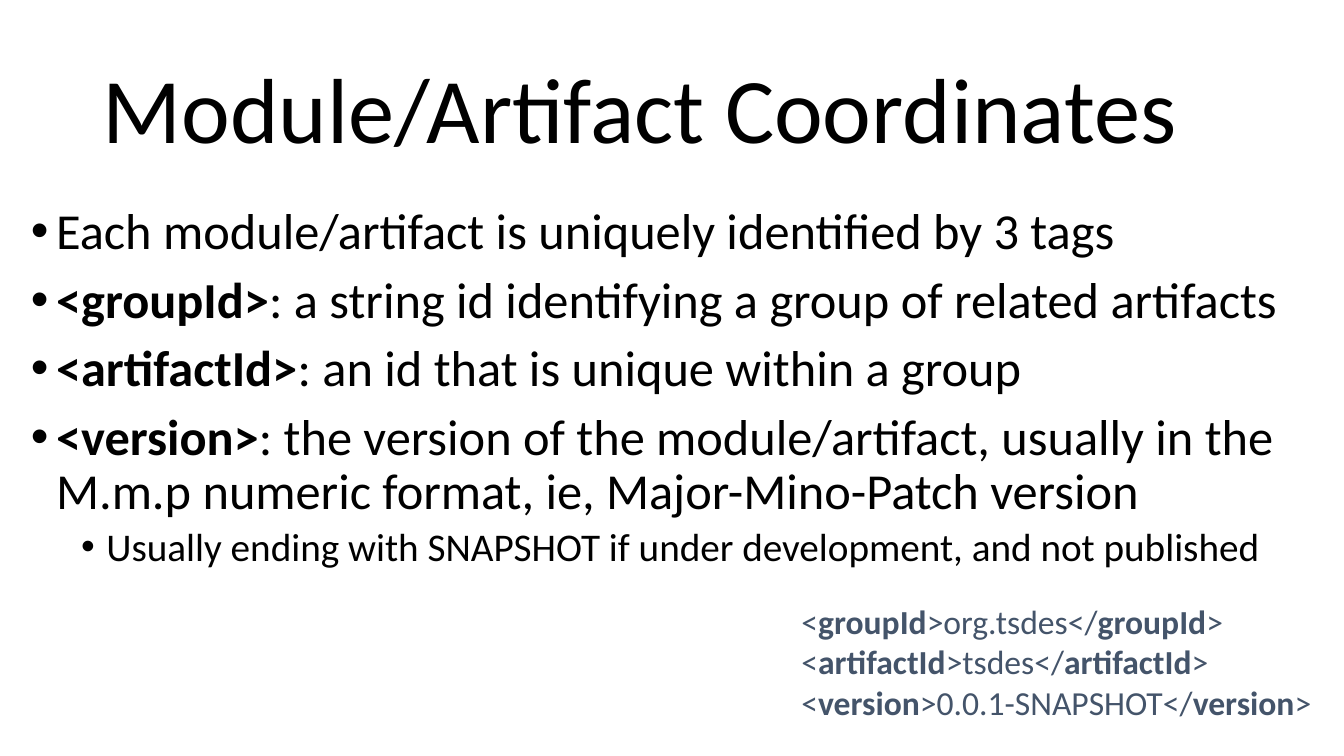
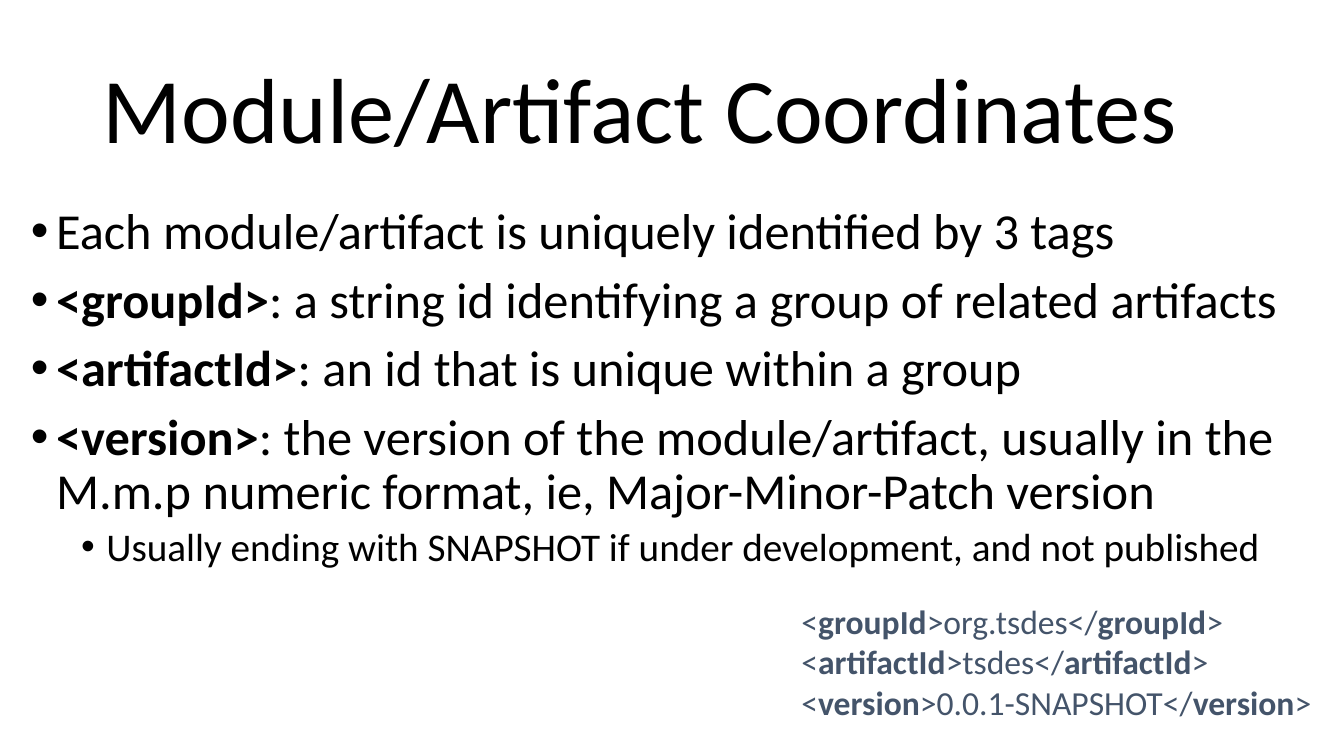
Before and after one commit to arcuri82/testing_security_development_enterprise_systems, a slide deck: slide 26 of doc/intro/slides/lesson_01_intro.pptx (slide 25 before the commit). Drawn at 1344x756 pixels with LibreOffice and Linux fonts; fonts in the diff are those of the drawing. Boxes give left, top, right and bottom in pixels: in the first picture for what was removed or moved away, otherwise in the second. Text is boxed around its words. In the diff, an @@ line names an element or a change of style, - is before the commit and + after.

```diff
--- a/doc/intro/slides/lesson_01_intro.pptx
+++ b/doc/intro/slides/lesson_01_intro.pptx
@@ text at [56,419,1273,518]: text changed @@
-• <version>: the version of the module/artifact, usually in the M.m.p numeric format, ie, Major-Mino-Patch version
+• <version>: the version of the module/artifact, usually in the M.m.p numeric format, ie, Major-Minor-Patch version
```
Also in this commit, not shown: 34 other slides changed, 3 slides added, 1 slide removed, 4 other files.
